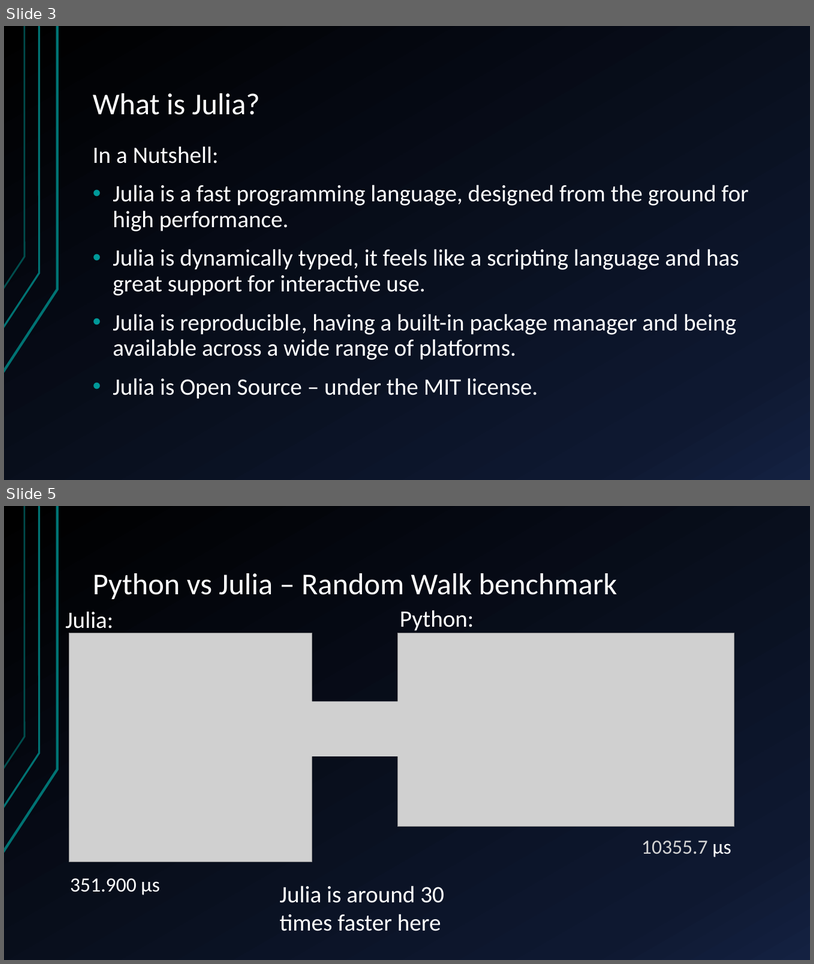
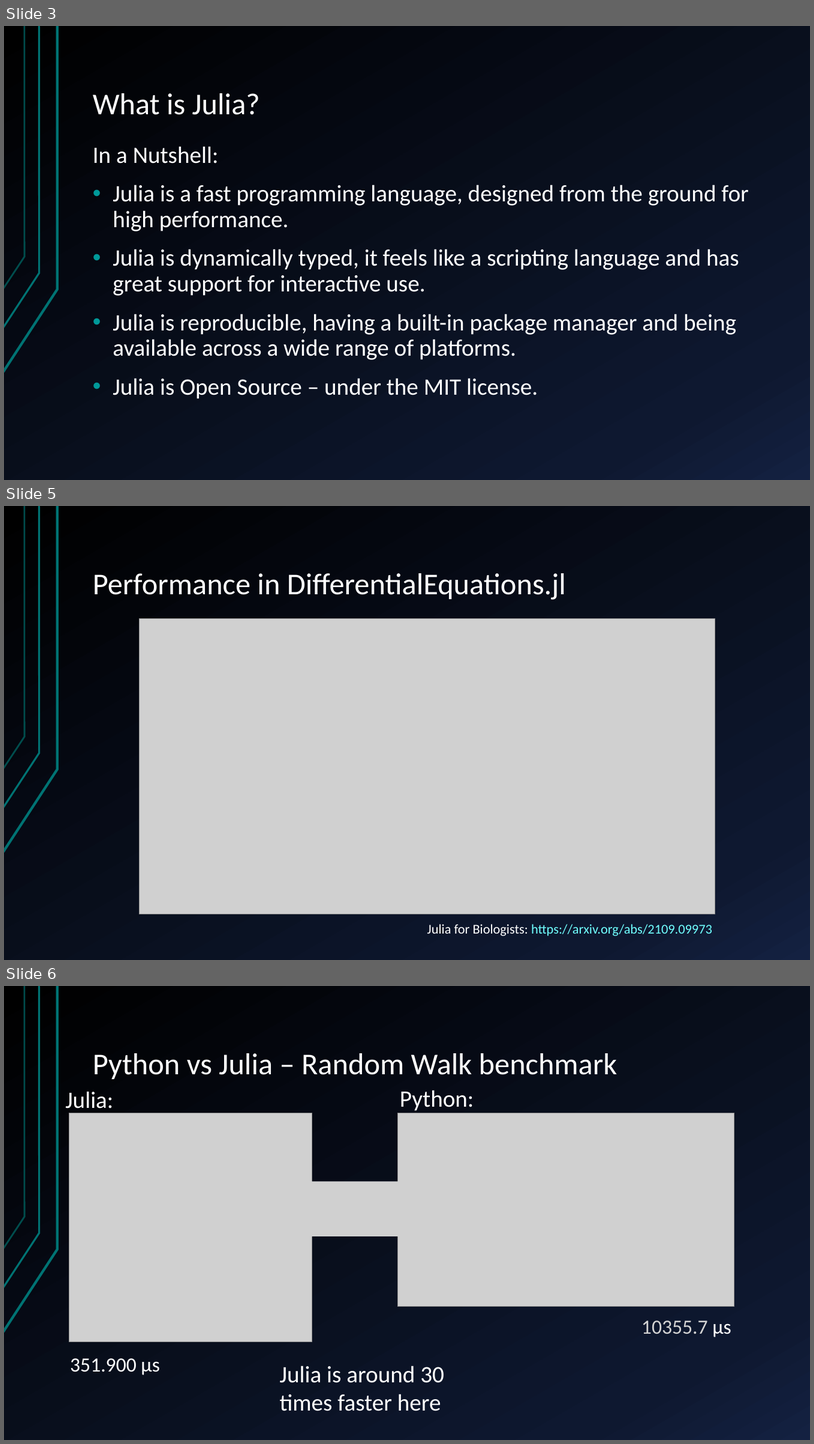
Before and after one commit to JamieMair/intro-to-julia-talk, a slide deck: Introduction to Julia.pptx. Shown one above the other, each under a label of ours: slides 3 and 5 before the commit, slides 3, 5 and 6 after it; the slides between them are not shown. The pictures are 814x964 and 814x1444 pixels, drawn with LibreOffice and Linux fonts; fonts in the diff are those of the drawing; grey boxes stand for pictures. Boxes give left, top, right and bottom in pixels: in the first picture for what was removed or moved away, otherwise in the second. Text is boxed around its words. In the diff, an @@ line names an element or a change of style, - is before the commit and + after.

```diff
--- a/Introduction to Julia.pptx
+++ b/Introduction to Julia.pptx
@@ slide 5 added at (x1=4, y1=506, x2=810, y2=960), background gradient #000000 to #0F1931 to #142242; not listed: 3 template elements that a slide beside it also shows @@
@@ title added at (x1=93, y1=573, x2=566, y2=600), 36 pt, text #FFFFFF @@
+Performance in DifferentialEquations.jl
@@ picture added at (x1=140, y1=619, x2=716, y2=914) @@
@@ text added at (x1=428, y1=924, x2=713, y2=936), 16 pt, text #70FFFF @@
+Julia for Biologists: https://arxiv.org/abs/2109.09973
@@ what was slide 5 is now slide 6 @@
```
Also in this commit, not shown: 3 slides changed, 5 other slides added, 1 slide removed.
